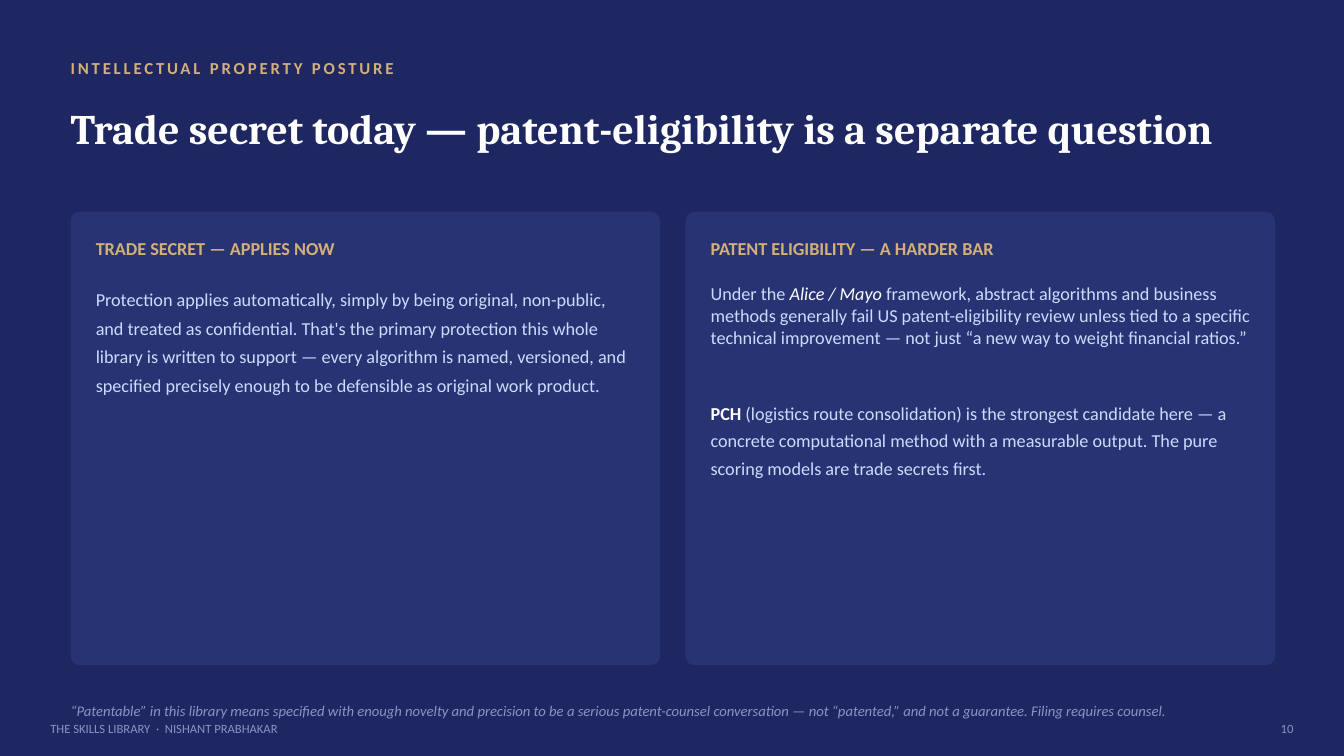
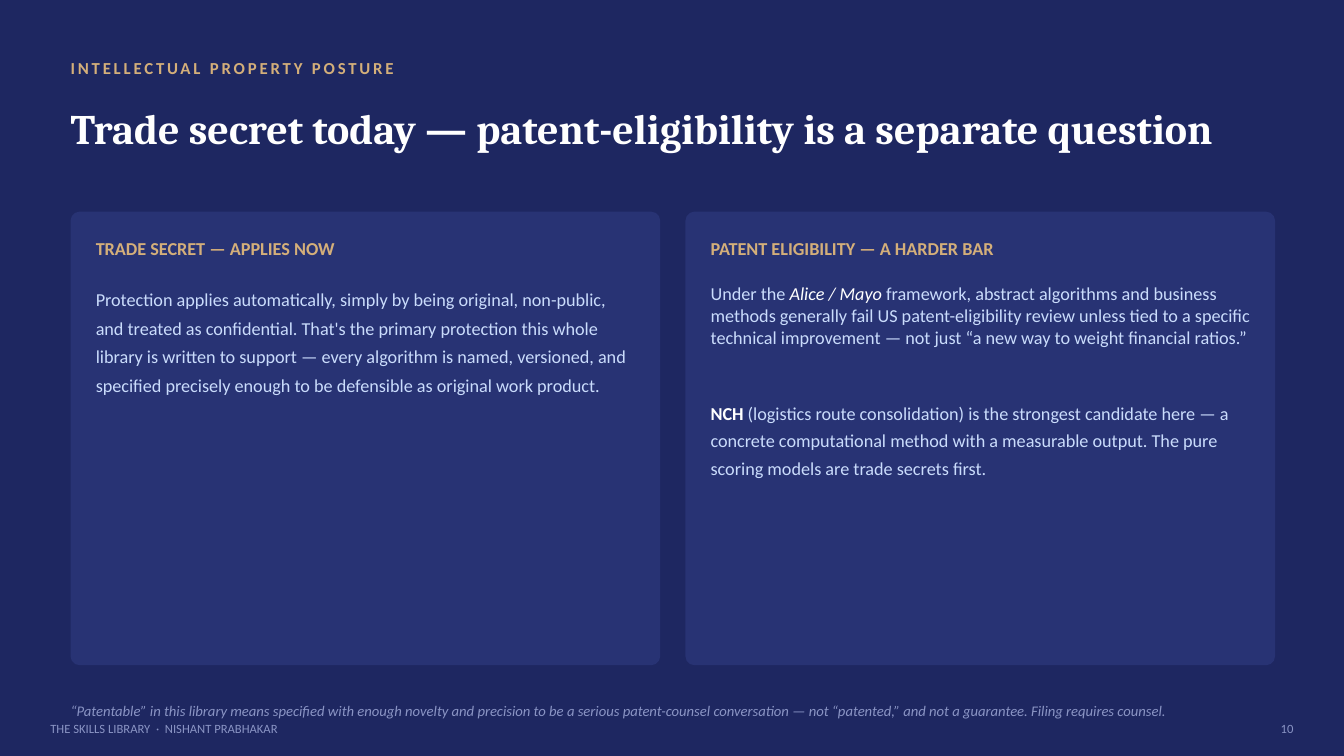
Before and after one commit to nishantsprabhakar/codingagent, a slide deck: slide 10 of .claude/skills/skills-library-pitch.pptx. Drawn at 1344x756 pixels with LibreOffice and Linux fonts; fonts in the diff are those of the drawing. Boxes give left, top, right and bottom in pixels: in the first picture for what was removed or moved away, otherwise in the second. Text is boxed around its words. In the diff, an @@ line names an element or a change of style, - is before the commit and + after.

```diff
--- a/.claude/skills/skills-library-pitch.pptx
+++ b/.claude/skills/skills-library-pitch.pptx
@@ text at (711, 407, 1229, 478): text changed @@
-PCH (logistics route consolidation) is the strongest candidate here — a concrete computational method with a measurable output. The pure scoring models are trade secrets first.
+NCH (logistics route consolidation) is the strongest candidate here — a concrete computational method with a measurable output. The pure scoring models are trade secrets first.
```
Also in this commit, not shown: 6 other slides changed, 52 other files.
